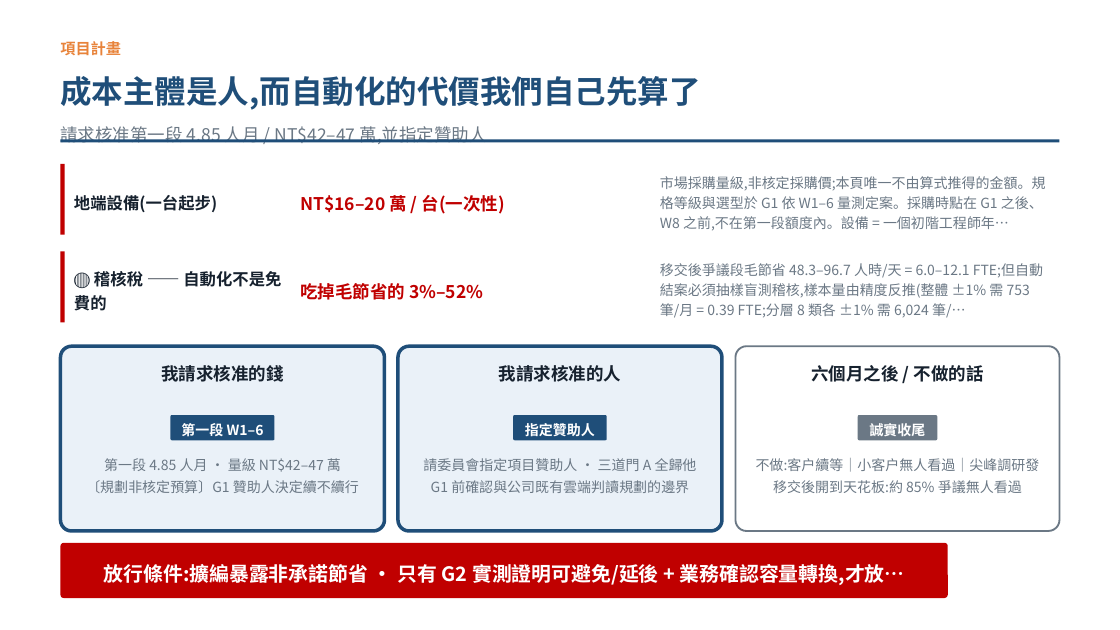
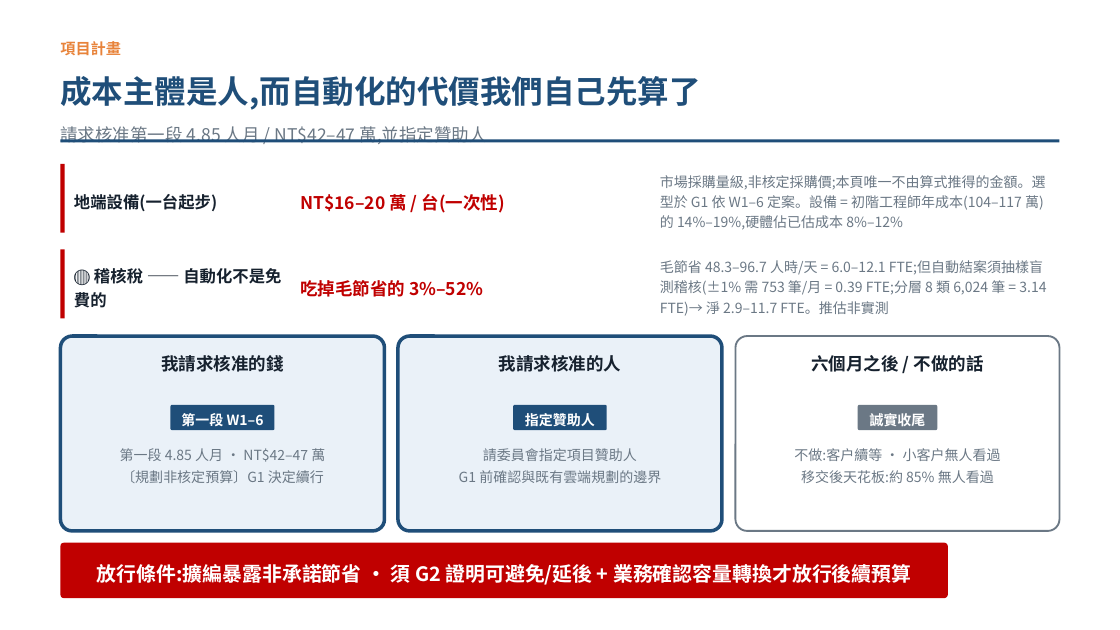
Before and after one commit to pokai-huang0828/UTS_workspace, a slide deck: slide 11 of Artificial Intelligence for Enterprises/Assessment3/Huang_26254793_421104_Assessment 3.pptx. Drawn at 1120x630 pixels with LibreOffice and Linux fonts; fonts in the diff are those of the drawing. Boxes give left, top, right and bottom in pixels: in the first picture for what was removed or moved away, otherwise in the second. Text is boxed around its words. In the diff, an @@ line names an element or a change of style, - is before the commit and + after.

```diff
--- a/Artificial Intelligence for Enterprises/Assessment3/Huang_26254793_421104_Assessment 3.pptx
+++ b/Artificial Intelligence for Enterprises/Assessment3/Huang_26254793_421104_Assessment 3.pptx
@@ text at [660, 175, 1046, 230]: text changed @@
-市場採購量級,非核定採購價;本頁唯一不由算式推得的金額。規格等級與選型於 G1 依 W1–6 量測定案。採購時點在 G1 之後、W8 之前,不在第一段額度內。設備 = 一個初階工程師年…
+市場採購量級,非核定採購價;本頁唯一不由算式推得的金額。選型於 G1 依 W1–6 定案。設備 = 初階工程師年成本(104–117 萬)的 14%–19%,硬體佔已估成本 8%–12%
@@ rectangle: place and size @@
-rectangle at [60, 251, 65, 322]
+rectangle at [60, 250, 65, 318]
@@ text at [660, 260, 1046, 316]: text changed @@
-移交後爭議段毛節省 48.3–96.7 人時/天 = 6.0–12.1 FTE;但自動結案必須抽樣盲測稽核,樣本量由精度反推(整體 ±1% 需 753 筆/月 = 0.39 FTE;分層 8 類各 ±1% 需 6,024 筆/…
+毛節省 48.3–96.7 人時/天 = 6.0–12.1 FTE;但自動結案須抽樣盲測稽核(±1% 需 753 筆/月 = 0.39 FTE;分層 8 類 6,024 筆 = 3.14 FTE)→ 淨 2.9–11.7 FTE。推估非實測
@@ rounded rectangle: place and size @@
-rounded rectangle at [60, 346, 385, 531]
+rounded rectangle at [60, 336, 385, 531]
@@ rounded rectangle: place and size @@
-rounded rectangle at [398, 346, 723, 531]
+rounded rectangle at [398, 336, 723, 531]
@@ rounded rectangle: place and size @@
-rounded rectangle at [736, 346, 1060, 531]
+rounded rectangle at [736, 336, 1060, 531]
@@ 6 texts, 3 rounded rectangles: place and size @@
-6 texts, 3 rounded rectangles at [161, 365, 984, 440]
+6 texts, 3 rounded rectangles at [161, 355, 984, 430]
@@ text at [120, 448, 325, 483]: text changed @@
-第一段 4.85 人月 · 量級 NT$42–47 萬
-〔規劃非核定預算〕G1 贊助人決定續不續行
+第一段 4.85 人月 · NT$42–47 萬
+〔規劃非核定預算〕G1 決定續行
@@ text at [459, 448, 661, 483]: text changed @@
-請委員會指定項目贊助人 · 三道門 A 全歸他
-G1 前確認與公司既有雲端判讀規劃的邊界
+請委員會指定項目贊助人
+G1 前確認與既有雲端規劃的邊界
@@ text at [794, 448, 1001, 483]: text changed @@
-不做:客戶續等｜小客戶無人看過｜尖峰調研發
-移交後開到天花板:約 85% 爭議無人看過
+不做:客戶續等 · 小客戶無人看過
+移交後天花板:約 85% 無人看過
@@ text at [97, 564, 911, 585]: text changed @@
-放行條件:擴編暴露非承諾節省 · 只有 G2 實測證明可避免/延後 + 業務確認容量轉換,才放…
+放行條件:擴編暴露非承諾節省 · 須 G2 證明可避免/延後 + 業務確認容量轉換才放行後續預算
```
Also in this commit, not shown: 4 other slides changed, 2 other files.
